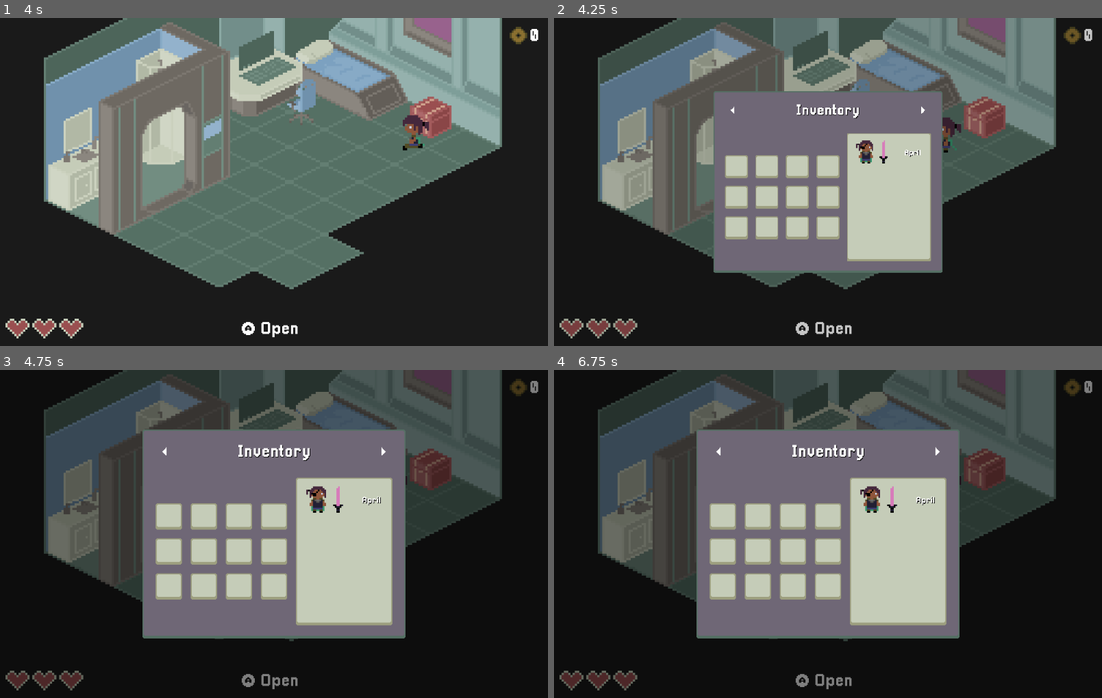
Above: before the commit, frames 1-4 (two rows, left to right).
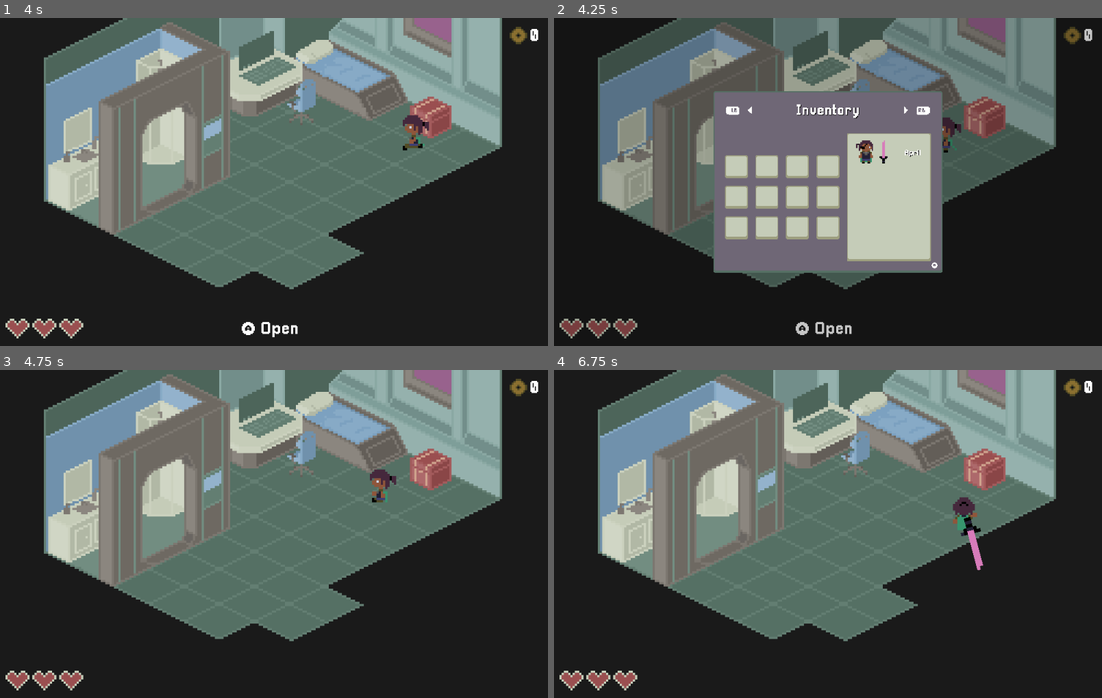
Above: after the commit, the same moments.

Repository: gaboma19/dustership
Game: Godot game, scene res://scenes/levels/echelon/echelon_level_0.tscn
The game is run twice, just before and just after one commit, with the same random seed, the same clock (stepped at 60 frames per second) and the same inputs. Sound files missing from this copy of the repository are replaced by a short silence.
Inputs (mouse positions are in pixels of both pictures, inside the frame that each line leads up to):
- Up to frame 1 (4 s): tap Enter at 0.5 s; move the mouse to (394, 165) at 0.52 s; press the mouse at (394, 165) at 0.53 s; hold D (move_right) 0.53-1.28 s; tap Tab (toggle_hold) at 0.8, 1.35, 2.3, 3.8 s; move the mouse to (164, 198) at 1.27 s; release the mouse at (164, 198) at 1.28 s; hold S (move_down) 1.28-2.03 s; click (164, 198) at 1.55 s; move the mouse to (328, 109) at 2.02 s; press the mouse at (328, 109) at 2.03 s; hold D (move_right) 2.03-2.78 s; move the mouse to (246, 247) at 2.77 s; release the mouse at (246, 247) at 2.78 s; hold Up (move_up) 2.78-3.53 s; tap F (interact) at 2.85 s; click (246, 247) at 3.05 s; move the mouse to (438, 231) at 3.52 s; hold A (move_left) from 3.53 s (still down); hold Q (switch_character) from 3.53 s (still down)
- Up to frame 2 (4.25 s): keep holding A (move_left); keep holding Q (switch_character); tap Escape (pause) at 4.15 s
- Up to frame 3 (4.75 s): keep holding A (move_left); move the mouse to (109, 484) at 4.27 s; release Q (switch_character) at 4.28 s; tap Tab (toggle_hold) at 4.35 s; click (109, 484) at 4.55 s
- Up to frame 4 (6.75 s): move the mouse to (855, 534) at 5.02 s; release A (move_left) at 5.03 s; press the mouse at (855, 534) at 5.03 s; hold S (move_down) 5.03-5.78 s; tap Tab (toggle_hold) at 5.3, 5.85 s; move the mouse to (745, 452) at 5.77 s; release the mouse at (745, 452) at 5.78 s; hold D (move_right) 5.78-6.53 s; click (745, 452) at 6.05 s; move the mouse to (948, 517) at 6.52 s; press the mouse at (948, 517) at 6.53 s; hold Up (move_up) from 6.53 s (still down)

Frame 1 is identical in both runs. In frame 2, 0.1% of the frame differs, in the area x 31-70%, y 26-77%; in frame 3, 54%; in frame 4, 54%, in the area x 1-99%, y 0-98%.

Commit message:
pause screen fixes

Diff:
--- a/scenes/abilities/sword_ability_controller/sword_ability_controller.gd
+++ b/scenes/abilities/sword_ability_controller/sword_ability_controller.gd
@@ -19,7 +19,9 @@
 
 
 func _input(event):
-	if event.is_action_pressed("attack") && %StateMachine.state.name == "Active":
+	if event.is_action_pressed("attack") \
+	&& %StateMachine.state.name == "Active" \
+	&& !DialogueManager.is_dialogue_active:
 		attack()
 		get_tree().root.set_input_as_handled()
 
--- a/scenes/levels/echelon/echelon_level_2.tscn
+++ b/scenes/levels/echelon/echelon_level_2.tscn
@@ -18,6 +18,7 @@
 
 [node name="GameStart" parent="." instance=ExtResource("2_sad77")]
 position = Vector2(-48, -80)
+enabled = true
 
 [node name="EchelonBackground" parent="." instance=ExtResource("8_u38qy")]
 
--- a/scenes/levels/level.gd
+++ b/scenes/levels/level.gd
@@ -17,8 +17,9 @@
 	if event.is_action_pressed("pause"):
 		get_tree().root.set_input_as_handled()
 		var pause_screen = pause_screen_scene.instantiate()
+		pause_screen.map_pin_cell = map_pin_cell
 		add_child(pause_screen)
-		pause_screen.map_pin_cell = map_pin_cell
+
 
 
 func on_player_died():
--- a/scenes/ui/pause_screen/pause_screen.gd
+++ b/scenes/ui/pause_screen/pause_screen.gd
@@ -24,7 +24,7 @@
 		else:
 			selected_screen += 1
 		set_menu_container()
-	elif event.is_action_pressed("pause"):
+	elif event.is_action_pressed("pause") or event.is_action_pressed("toggle_hold"):
 		get_tree().root.set_input_as_handled()
 		close()
 
--- a/scenes/ui/pause_screen/pause_screen.tscn
+++ b/scenes/ui/pause_screen/pause_screen.tscn
@@ -1,9 +1,12 @@
-[gd_scene load_steps=9 format=3 uid="uid://xqqnvyt8o0jd"]
+[gd_scene load_steps=12 format=3 uid="uid://xqqnvyt8o0jd"]
 
 [ext_resource type="Script" path="res://scenes/ui/pause_screen/pause_screen.gd" id="1_ldjwh"]
+[ext_resource type="Texture2D" uid="uid://ct44o5nxyriny" path="res://assets/ui/tile_0653.png" id="2_31p13"]
 [ext_resource type="Texture2D" uid="uid://dw5ilbqvufmp6" path="res://assets/ui/LeftArrow2.png" id="2_cwclh"]
 [ext_resource type="Texture2D" uid="uid://bofb38hi2k1gj" path="res://assets/ui/RightArrow2.png" id="3_qenui"]
 [ext_resource type="PackedScene" uid="uid://dkk2htinw7hk6" path="res://scenes/ui/pause_screen/inventory_container.tscn" id="4_om18l"]
+[ext_resource type="Texture2D" uid="uid://cw5a36j4axbw5" path="res://assets/ui/tile_0654.png" id="5_h6met"]
+[ext_resource type="Texture2D" uid="uid://b8s0lm7cmfo2x" path="res://assets/ui/tile_0043.png" id="7_p3xpr"]
 
 [sub_resource type="Animation" id="Animation_3yyx6"]
 length = 0.001
@@ -90,6 +93,11 @@
 [node name="HBoxContainer" type="HBoxContainer" parent="MarginContainer/PanelContainer/MarginContainer/VBoxContainer"]
 layout_mode = 2
 
+[node name="LB" type="TextureRect" parent="MarginContainer/PanelContainer/MarginContainer/VBoxContainer/HBoxContainer"]
+layout_mode = 2
+texture = ExtResource("2_31p13")
+expand_mode = 2
+
 [node name="LeftButton" type="TextureButton" parent="MarginContainer/PanelContainer/MarginContainer/VBoxContainer/HBoxContainer"]
 unique_name_in_owner = true
 custom_minimum_size = Vector2(32, 32)
@@ -121,6 +129,11 @@
 texture_focused = ExtResource("3_qenui")
 stretch_mode = 3
 
+[node name="RB" type="TextureRect" parent="MarginContainer/PanelContainer/MarginContainer/VBoxContainer/HBoxContainer"]
+layout_mode = 2
+texture = ExtResource("5_h6met")
+expand_mode = 2
+
 [node name="MenuContainer" type="PanelContainer" parent="MarginContainer/PanelContainer/MarginContainer/VBoxContainer"]
 unique_name_in_owner = true
 layout_mode = 2
@@ -129,3 +142,9 @@
 
 [node name="InventoryContainer" parent="MarginContainer/PanelContainer/MarginContainer/VBoxContainer/MenuContainer" instance=ExtResource("4_om18l")]
 layout_mode = 2
+
+[node name="B" type="TextureRect" parent="MarginContainer/PanelContainer"]
+layout_mode = 2
+size_flags_horizontal = 8
+size_flags_vertical = 8
+texture = ExtResource("7_p3xpr")
Binary file added: assets/ui/tile_0043.png
Not shown, added: assets/ui/tile_0043.png.import
Binary file added: assets/ui/tile_0653.png
Not shown, added: assets/ui/tile_0653.png.import
Binary file added: assets/ui/tile_0654.png
Not shown, added: assets/ui/tile_0654.png.import
